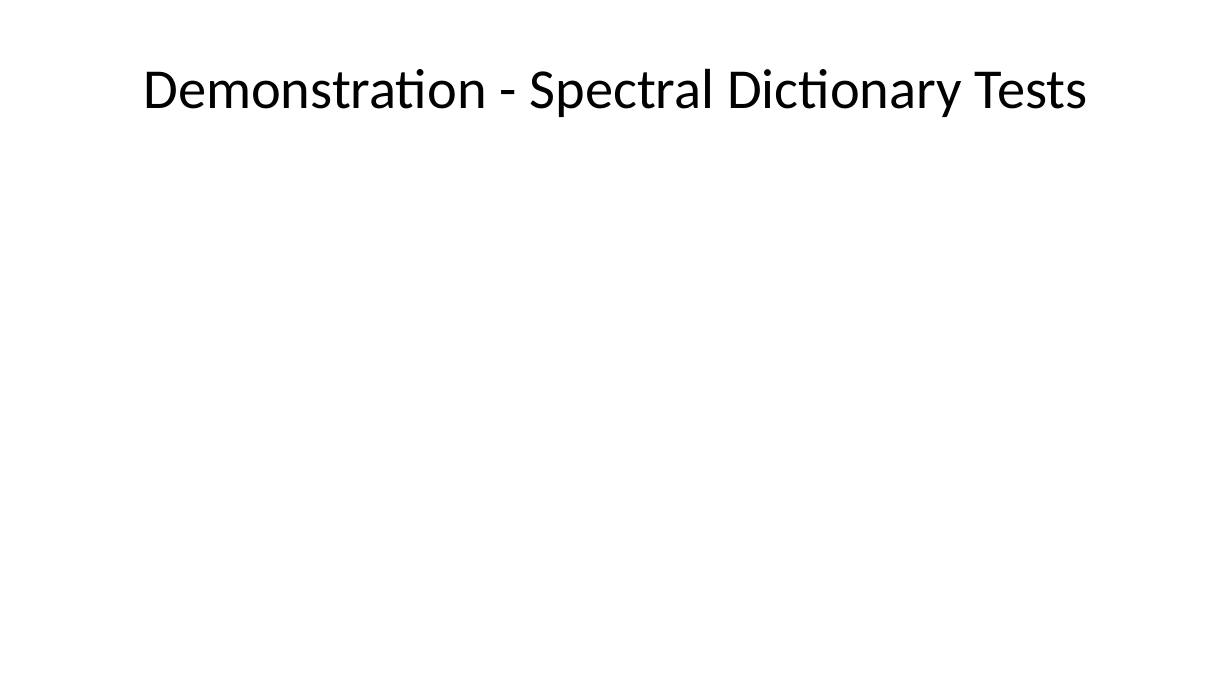
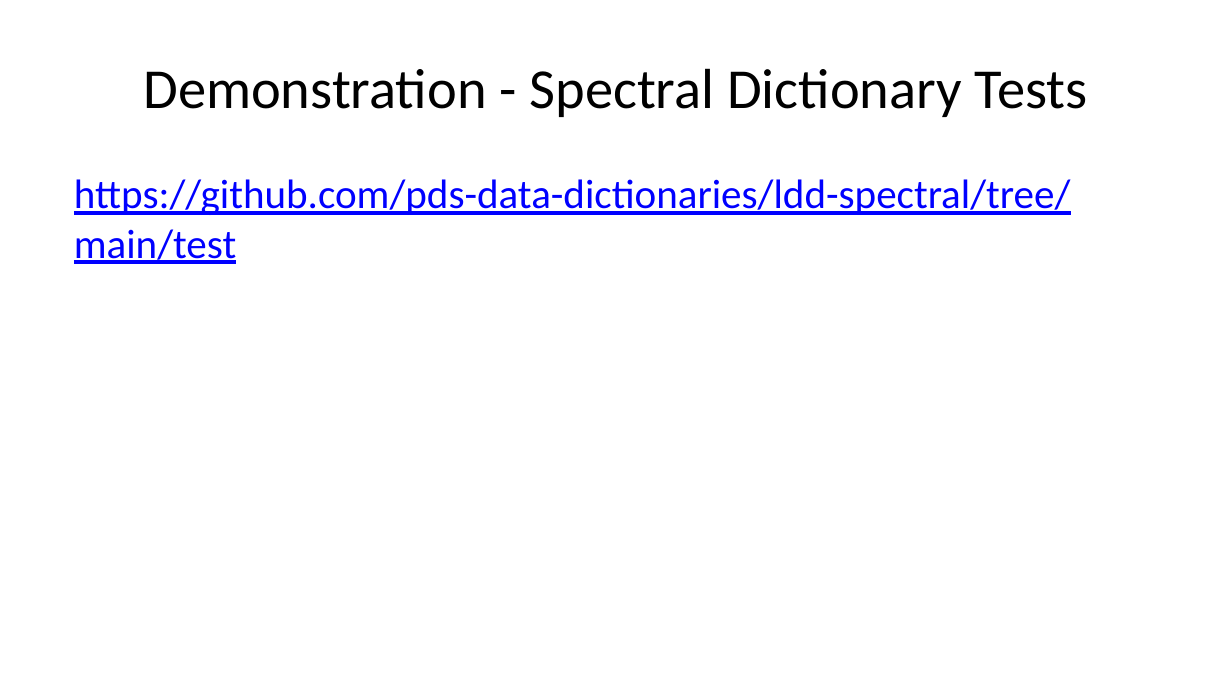
Before and after one commit to sbn-psi/dmsp, a slide deck: slide 19 of LDDTesting/stone-LDDTestingPrinciples.pptx. Drawn at 1232x693 pixels with LibreOffice and Linux fonts; fonts in the diff are those of the drawing. Boxes give left, top, right and bottom in pixels: in the first picture for what was removed or moved away, otherwise in the second. Text is boxed around its words. In the diff, an @@ line names an element or a change of style, - is before the commit and + after.

Commit message:
Added URLs to test locations

```diff
--- a/LDDTesting/stone-LDDTestingPrinciples.pptx
+++ b/LDDTesting/stone-LDDTestingPrinciples.pptx
@@ text added at (74, 179, 1070, 264), 24 pt, text #0000FF, underline @@
+https://github.com/pds-data-dictionaries/ldd-spectral/tree/main/test
```
Also in this commit, not shown: 4 other slides changed, 1 other file.
